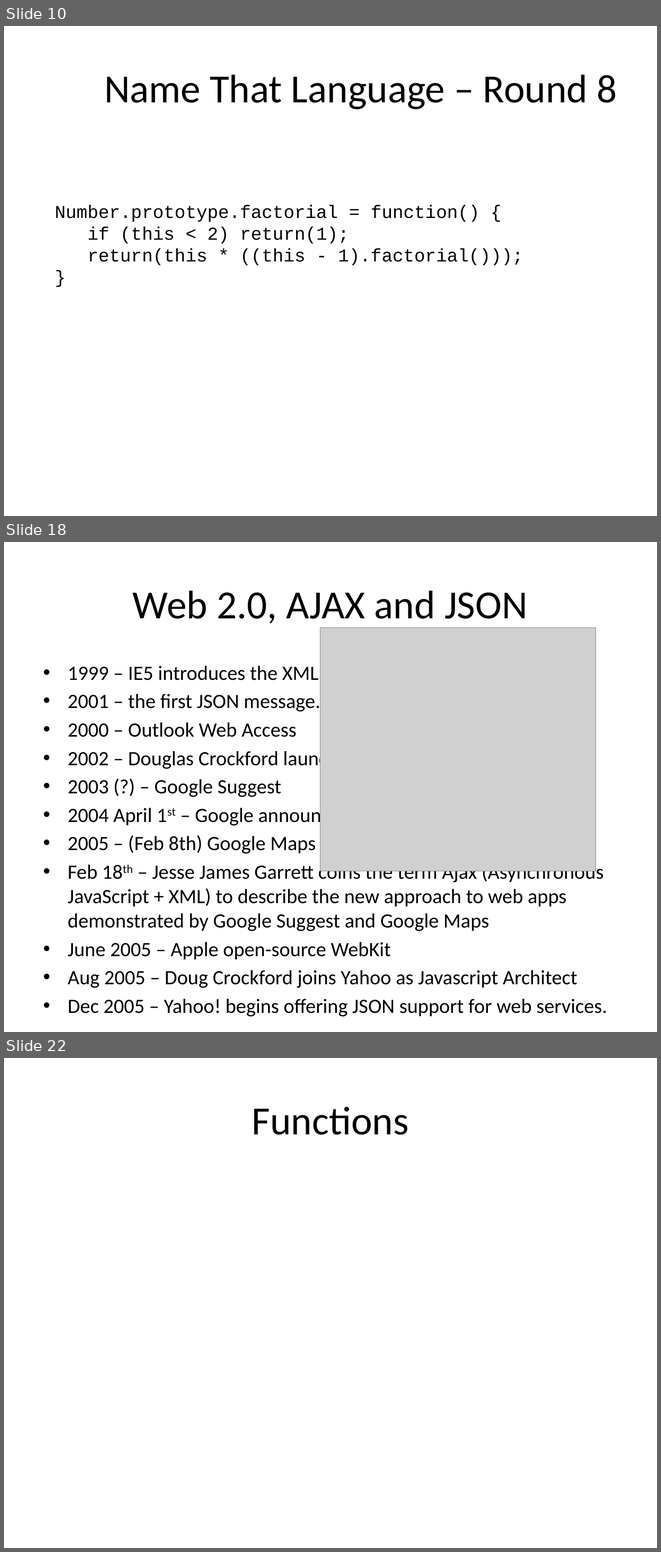
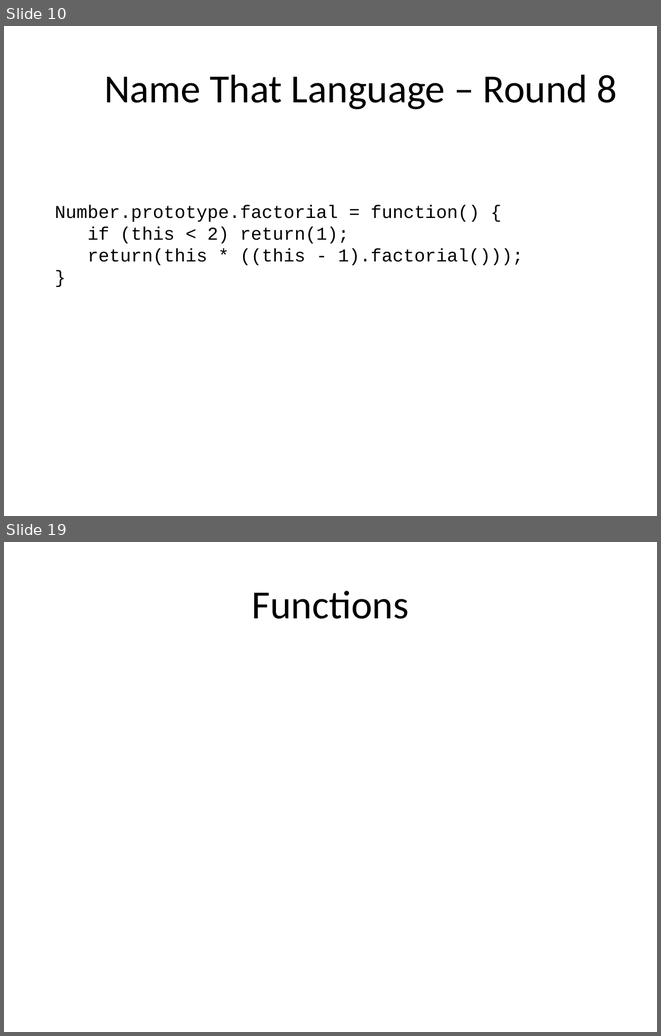
Before and after one commit to dylanbeattie/SoKnowJS, a slide deck: Slides/So You Think You Know Javascript.pptx. Shown one above the other, each under a label of ours: slides 10, 18 and 22 before the commit, slides 10 and 19 after it; the slides between them are not shown. The pictures are 661x1552 and 661x1036 pixels, drawn with LibreOffice and Linux fonts; fonts in the diff are those of the drawing; grey boxes stand for pictures. Boxes give left, top, right and bottom in pixels: in the first picture for what was removed or moved away, otherwise in the second. Text is boxed around its words. In the diff, an @@ line names an element or a change of style, - is before the commit and + after.

```diff
--- a/Slides/So You Think You Know Javascript.pptx
+++ b/Slides/So You Think You Know Javascript.pptx
@@ slide 18 removed at <box>4,542,657,1032</box>, background #FFFFFF @@
@@ title removed at <box>133,590,528,624</box> @@
-Web 2.0, AJAX and JSON
@@ picture removed at <box>320,627,595,871</box> @@
@@ text removed at <box>68,663,607,1016</box> @@
-• 1999 – IE5 introduces the XMLHTTP ActiveX control
-• 2001 – the first JSON message.
-• 2000 – Outlook Web Access
-• 2002 – Douglas Crockford launches JSON.org
-• 2003 (?) – Google Suggest
-• 2004 April 1st – Google announce GMail (invitation-only beta)
-• 2005 – (Feb 8th) Google Maps launches
-• Feb 18th – Jesse James Garrett coins the term Ajax (Asynchronous JavaScript + XML) to describe the new approach to web apps demonstrated by Google Suggest and Google Maps
-• June 2005 – Apple open-source WebKit
-• Aug 2005 – Doug Crockford joins Yahoo as Javascript Architect
-• Dec 2005 – Yahoo! begins offering JSON support for web services.
@@ what was slide 22 is now slide 19 @@
```
Also in this commit, not shown: 3 slides changed, 9 slides added, 9 other slides removed, 3 other files.
